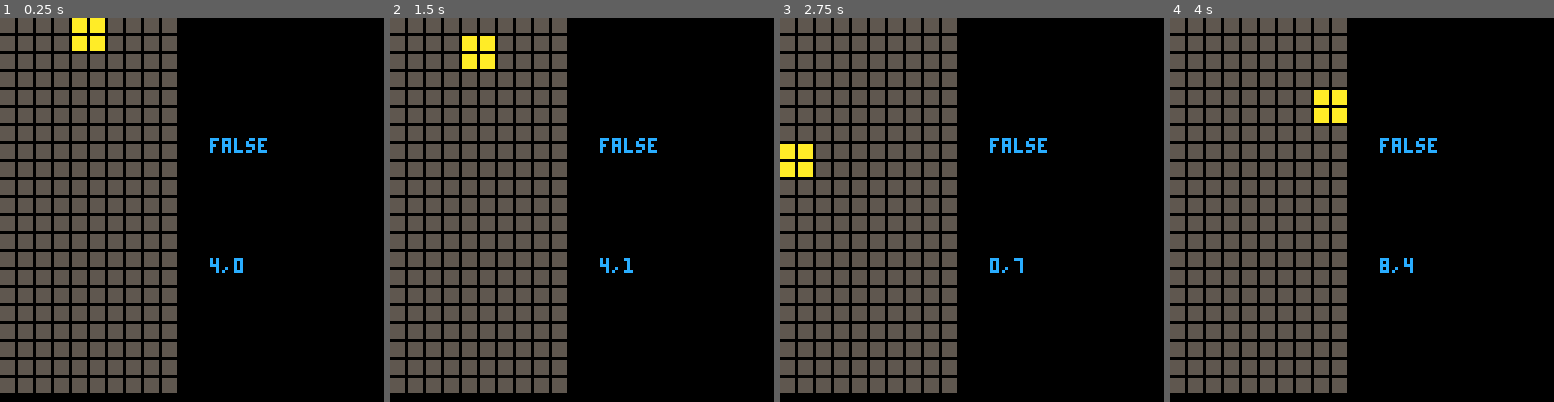
Above: before the commit, frames 1-4 (left to right).
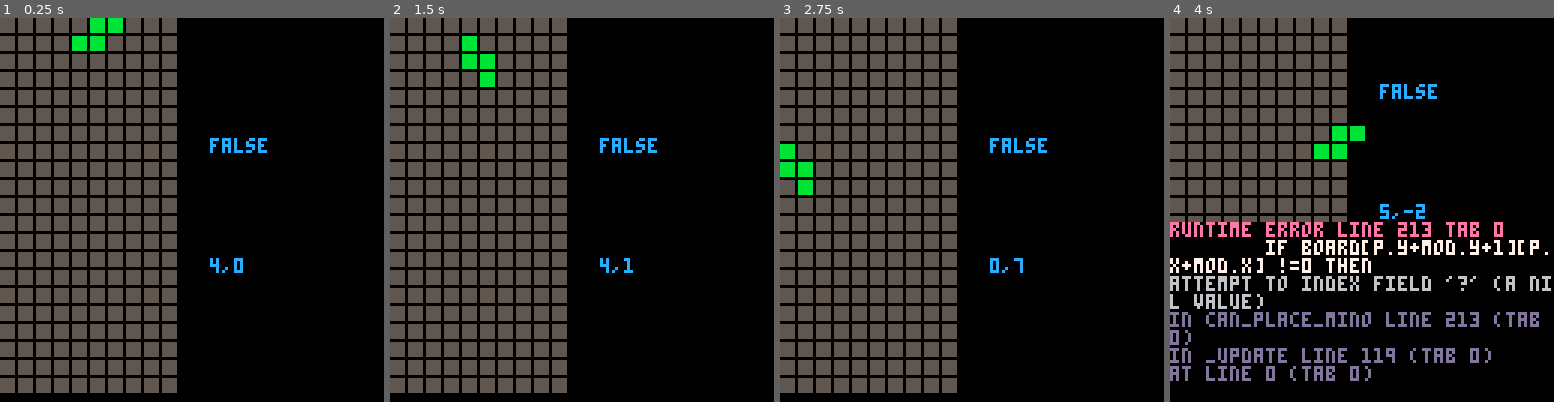
Above: after the commit, the same moments.

Repository: mccolgst/pico-8-cartridges
Game: PICO-8 cartridge tetris.p8
The game is run twice, just before and just after one commit, with the same random seed, the same clock (stepped at 60 frames per second) and the same inputs.
Inputs:
- Up to frame 1 (0.25 s): no input
- Up to frame 2 (1.5 s): tap X (X key) at 1.07 s
- Up to frame 3 (2.75 s): hold Left 1.97-2.37 s; tap X (X key) at 2.07, 2.4, 2.73 s; hold Down from 2.42 s (still down)
- Up to frame 4 (4 s): release Down at 2.82 s; hold Right 2.87-3.53 s; tap X (X key) at 3.07, 3.4, 3.73 s; hold Up from 3.58 s (still down)

The runs differ from the first frame. In frame 1, 0.8% of the frame differs, in the area x 18-33%, y 0-9%; in frame 2, 0.8%; in frame 3, 0.8%; in frame 4, 21%, in the area x 0-100%, y 17-98%.
Error after the commit: runtime error line 213 tab 0; if board[p.y+mod.y+1][p.x+mod.x] !=0 then; attempt to index field '?' (a nil value)

Commit message:
add ability to rotate tetrominos

Diff:
--- a/tetris.p8
+++ b/tetris.p8
@@ -7,43 +7,115 @@
   board = blank_board()
   minos = {}
   minos.l = {
+    {
       {9,0},
       {9,0},
-      {9,9}
+      {9,9},
+    },
+    {
+      {9,9,9},
+      {9,0,0},
+    },
+    {
+      {9,9},
+      {0,9},
+      {0,9},
+    },
+    {
+      {0,0,9},
+      {9,9,9},
+    },
   }
   minos.j = {
+    {
       {0,1},
       {0,1},
-      {1,1}
+      {1,1},
+    },
+    {
+      {1,0,0},
+      {1,1,1},
+    },
+    {
+      {1,1},
+      {1,0},
+      {1,0},
+    },
+    {
+      {1,1,1},
+      {0,0,1},
+    },
   }
   minos.i = {
-      {12,12,12,12}
+    {
+      {12,12,12,12},
+    },
+    {
+      {12},
+      {12},
+      {12},
+      {12},
+    },
   }
   minos.o = {
-    {10,10},
-    {10,10}
+    {
+      {10,10},
+      {10,10},
+    },
   }
   minos.s = {
-    {0,11,11},
-    {11,11,0},
+    {
+      {0,11,11},
+      {11,11,0},
+    },
+    {
+      {11,0},
+      {11,11},
+      {0,11},
+    },
   }
   minos.t = {
-    {0,2,0},
-    {2,2,2},
+    {
+      {0,2,0},
+      {2,2,2},
+    },
+    {
+      {2,0},
+      {2,2},
+      {2,0},
+    },
+    {
+      {2,2,2},
+      {0,2,0},
+    },
+    {
+      {0,2},
+      {2,2},
+      {0,2},
+    },
   }
   minos.z = {
-    {8,8,0},
-    {0,8,8},
-  }
-  rand_pieces = {minos.l,
-                 minos.j,
-                 minos.i,
-                 minos.o,
-                 minos.s,
-                 minos.t,
-                 minos.z}
+    {
+      {8,8,0},
+      {0,8,8},
+    },
+    {
+      {0,8},
+      {8,8},
+      {8,0},
+    },
+  }
+  rand_types={"l","z","t","s","o","i","j"}
+  rand_pieces = {minos.l[1],
+                 minos.j[1],
+                 minos.i[1],
+                 minos.o[1],
+                 minos.s[1],
+                 minos.t[1],
+                 minos.z[1]}
   mino = new_mino()
   t=0
+  rot=1
 end
 
 function _update()
@@ -53,7 +125,7 @@
     mino=new_mino()
   end
   t+=1
-  if t%2 == 0 then
+  if t%2==0 then
     if btn(1) and mino.x+#mino.piece[1]+1<=#board[1] then
       mino.x+=1
     elseif btn(0) and mino.x>0 then
@@ -62,7 +134,8 @@
       mino.y+=1
     elseif btn(2) then -- cheater
       mino.y-=1
-      -- todo rotate right
+    elseif btn(5) then -- rotate right
+      mino.piece=rot_mino(mino.t)
     end
   end
   if t%30 == 0 then
@@ -76,6 +149,7 @@
    //draw_board(board)
   draw_obj(board,false)
   draw_obj(mino,true)
+  //print(#mino.piece..","..#mino.piece[1],70,50,12)
   print(can_place,70,40,12)
   print(mino.x..","..mino.y,70,80,12)
 end
@@ -84,7 +158,9 @@
   local mino = {}
   mino.x=4
   mino.y=0
-  mino.piece=rand_pieces[flr(rnd(7)+1)]
+  local t=rand_types[flr(rnd(7)+1)]
+  mino.t=t
+  mino.piece=minos[t][1]
   return mino
 end
 
@@ -161,6 +237,14 @@
     mod.y+=1
   end
 end
+
+function rot_mino(mino_type)
+  rot+=1
+  if rot>#minos[mino_type] then
+    rot=1
+  end
+  return minos[mino_type][rot]
+end
 __gfx__
 00000000000000000001100000011000000000000000000000011000000000000000000000000000000000000000000000000000000000000000000000000000
 00000000000000000001100000011000000000000000000000011000000000000000000000000000000000000000000000000000000000000000000000000000
